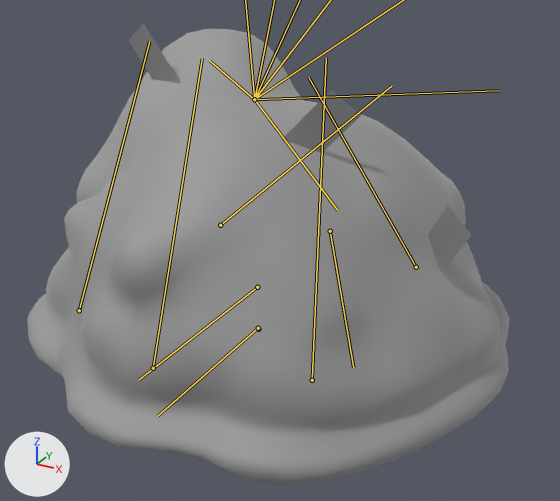
What one commit did to the FBX model Assets/AKCondinoO/Sims/Actors/Homunculi/Vanilmirth/_3D/Blender/FBX/Vanilmirth.fbx.
Before and after are seen from a camera (50 mm lens) standing at (0.377, -0.635, 0.417) and looking at (0.028, -0.001, 0.1). Arrows for +X, +Y and +Z are at lower left; the lights stay in place. Both versions are drawn at frame 17 of the action 'Root|MOTION_MOVE'; the numbers are the values there. The bones that change are drawn over the model as lines.

Names of what the first picture shows: 'Body', 'Cards'.
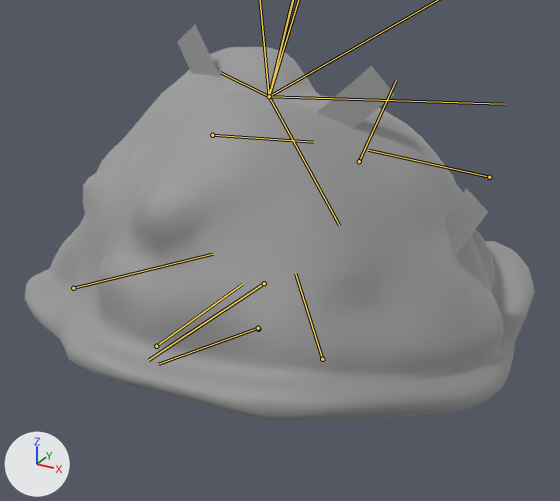
What differs and where, as boxes (x1, y1, x2, y2) in the pictures (560 x 501 px):
'Body', posed (18% shorter)
    before: (27, 29, 510, 484)
    after: (25, 47, 535, 421)
'Cards', posed (9% narrower, 7% shorter)
    before: (128, 23, 471, 273)
    after: (177, 24, 488, 256)
bone 'bodyBase', root to tip
    before: (258, 328) to (157, 416)
    after: (258, 328) to (158, 364)
bone 'bodyCenter', root to tip
    before: (257, 287) to (139, 379)
    after: (264, 283) to (148, 360)
bone 'bodyBack', root to tip
    before: (254, 99) to (337, 210)
    after: (269, 96) to (339, 225)
bone 'bodyBackBase', root to tip
    before: (153, 368) to (202, 58)
    after: (156, 346) to (242, 284)
bone 'bodyFrontBase', root to tip
    before: (330, 231) to (353, 367)
    after: (359, 161) to (396, 80)
bone 'bodyBackLeft', root to tip
    before: (254, 99) to (210, 61)
    after: (269, 96) to (220, 72)
bone 'bodyBackLeftBase', root to tip
    before: (79, 310) to (149, 41)
    after: (73, 288) to (212, 254)
bone 'bodyBackRight', root to tip
    before: (254, 99) to (499, 90)
    after: (269, 96) to (504, 104)
bone 'bodyBackRightBase', root to tip
    before: (312, 380) to (326, 58)
    after: (322, 359) to (295, 273)
bone 'bodyFrontRightBase', root to tip
    before: (416, 267) to (308, 77)
    after: (489, 177) to (368, 150)
bone 'bodyFrontLeftBase', root to tip
    before: (220, 225) to (391, 86)
    after: (212, 135) to (313, 142)

The change, as a diff of the scene's bpy script:
```diff
--- a/Assets/AKCondinoO/Sims/Actors/Homunculi/Vanilmirth/_3D/Blender/FBX/Vanilmirth.fbx.py
+++ b/Assets/AKCondinoO/Sims/Actors/Homunculi/Vanilmirth/_3D/Blender/FBX/Vanilmirth.fbx.py
@@ bone_global @@
 bone_global = bpy.data.objects['Root'].pose.bones['Global']
-bone_global.rotation_quaternion = (0.766, -0.643, 0.0, 0.0)  # degrees (-80, 0, 0)
+bone_global.rotation_quaternion = (0.734, -0.679, 0.0, 0.0)  # degrees (-86, 0, 0)
@@ bone_position @@
 bone_position = bpy.data.objects['Root'].pose.bones['Position']  # child of 'Global'
-bone_position.rotation_quaternion = (0.939, -0.344, 0.0, 0.0)  # degrees (-40, 0, 0)
+bone_position.rotation_quaternion = (0.954, -0.299, 0.0, 0.0)  # degrees (-35, 0, 0)
@@ bone_bodybase @@
 bone_bodybase = bpy.data.objects['Root'].pose.bones['bodyBase']  # child of 'Position'
-bone_bodybase.rotation_quaternion = (0.939, -0.344, 0.0, 0.0)  # degrees (-40, 0, 0)
+bone_bodybase.rotation_quaternion = (0.954, -0.299, 0.0, 0.0)  # degrees (-35, 0, 0)
@@ bone_bodycenter @@
 bone_bodycenter = bpy.data.objects['Root'].pose.bones['bodyCenter']  # child of 'bodyBase'
-bone_bodycenter.rotation_quaternion = (1.0, 0.002, 0.0, 0.0)  # degrees (0, 0, 0)
+bone_bodycenter.rotation_quaternion = (0.994, -0.108, 0.0, 0.0)  # degrees (-12, 0, 0)
@@ bone_bodyback @@
 bone_bodyback = bpy.data.objects['Root'].pose.bones['bodyBack']  # child of 'bodyCenter'
-bone_bodyback.rotation_quaternion = (1.0, 0.001, 0.0, 0.0)  # degrees (0, 0, 0)
+bone_bodyback.rotation_quaternion = (1.0, 0.022, 0.0, 0.0)  # degrees (3, 0, 0)
@@ bone_bodybackbase @@
 bone_bodybackbase = bpy.data.objects['Root'].pose.bones['bodyBackBase']  # child of 'bodyBack'
-bone_bodybackbase.rotation_quaternion = (1.0, 0.003, 0.0, 0.0)  # degrees (0, 0, 0)
+bone_bodybackbase.rotation_quaternion = (0.847, 0.532, 0.0, 0.0)  # degrees (64, 0, 0)
@@ bone_bodyfront @@
 bone_bodyfront = bpy.data.objects['Root'].pose.bones['bodyFront']  # child of 'bodyCenter'
-bone_bodyfront.rotation_quaternion = (1.0, 0.002, 0.0, 0.0)  # degrees (0, 0, 0)
+bone_bodyfront.rotation_quaternion = (0.981, -0.196, 0.0, 0.0)  # degrees (-23, 0, 0)
@@ bone_bodyfrontbase @@
 bone_bodyfrontbase = bpy.data.objects['Root'].pose.bones['bodyFrontBase']  # child of 'bodyFront'
-bone_bodyfrontbase.rotation_quaternion = (1.0, -0.004, 0.0, 0.0)  # degrees (0, 0, 0)
+bone_bodyfrontbase.rotation_quaternion = (0.73, -0.683, 0.0, 0.0)  # degrees (-86, 0, 0)
@@ bone_bodyleft @@
 bone_bodyleft = bpy.data.objects['Root'].pose.bones['bodyLeft']  # child of 'bodyCenter'
-bone_bodyleft.rotation_quaternion = (1.0, 0.001, 0.0, 0.0)  # degrees (0, 0, 0)
+bone_bodyleft.rotation_quaternion = (1.0, 0.011, 0.01, 0.009)  # degrees (1, 1, 1)
@@ bone_bodyright @@
 bone_bodyright = bpy.data.objects['Root'].pose.bones['bodyRight']  # child of 'bodyCenter'
-bone_bodyright.rotation_quaternion = (1.0, 0.001, 0.0, 0.0)  # degrees (0, 0, 0)
+bone_bodyright.rotation_quaternion = (1.0, 0.011, -0.01, -0.009)  # degrees (1, -1, -1)
@@ bone_bodybackleft @@
 bone_bodybackleft = bpy.data.objects['Root'].pose.bones['bodyBackLeft']  # child of 'bodyCenter'
-bone_bodybackleft.rotation_quaternion = (1.0, 0.001, 0.0, 0.0)  # degrees (0, 0, 0)
+bone_bodybackleft.rotation_quaternion = (0.999, 0.007, 0.036, 0.003)  # degrees (1, 4, 0)
@@ bone_bodybackleftbase @@
 bone_bodybackleftbase = bpy.data.objects['Root'].pose.bones['bodyBackLeftBase']  # child of 'bodyBackLeft'
-bone_bodybackleftbase.rotation_quaternion = (1.0, 0.003, 0.0, 0.0)  # degrees (0, 0, 0)
+bone_bodybackleftbase.rotation_quaternion = (0.87, 0.488, 0.067, 0.003)  # degrees (59, 6, 4)
@@ bone_bodybackright @@
 bone_bodybackright = bpy.data.objects['Root'].pose.bones['bodyBackRight']  # child of 'bodyCenter'
-bone_bodybackright.rotation_quaternion = (1.0, 0.001, 0.0, 0.0)  # degrees (0, 0, 0)
+bone_bodybackright.rotation_quaternion = (0.999, 0.008, -0.036, -0.003)  # degrees (1, -4, 0)
@@ bone_bodybackrightbase @@
 bone_bodybackrightbase = bpy.data.objects['Root'].pose.bones['bodyBackRightBase']  # child of 'bodyBackRight'
-bone_bodybackrightbase.rotation_quaternion = (1.0, 0.003, 0.0, 0.0)  # degrees (0, 0, 0)
+bone_bodybackrightbase.rotation_quaternion = (0.87, 0.488, -0.067, -0.003)  # degrees (59, -6, -4)
@@ bone_bodyfrontright @@
 bone_bodyfrontright = bpy.data.objects['Root'].pose.bones['bodyFrontRight']  # child of 'bodyCenter'
-bone_bodyfrontright.rotation_quaternion = (1.0, 0.002, 0.0, 0.0)  # degrees (0, 0, 0)
+bone_bodyfrontright.rotation_quaternion = (0.972, -0.218, -0.092, -0.005)  # degrees (-25, -10, 2)
@@ bone_bodyfrontrightbase @@
 bone_bodyfrontrightbase = bpy.data.objects['Root'].pose.bones['bodyFrontRightBase']  # child of 'bodyFrontRight'
-bone_bodyfrontrightbase.rotation_quaternion = (1.0, 0.003, -0.002, 0.0)  # degrees (0, 0, 0)
+bone_bodyfrontrightbase.rotation_quaternion = (0.952, 0.217, -0.215, 0.002)  # degrees (27, -24, -6)
@@ bone_bodyfrontleft @@
 bone_bodyfrontleft = bpy.data.objects['Root'].pose.bones['bodyFrontLeft']  # child of 'bodyCenter'
-bone_bodyfrontleft.rotation_quaternion = (1.0, 0.002, 0.0, 0.0)  # degrees (0, 0, 0)
+bone_bodyfrontleft.rotation_quaternion = (0.972, -0.218, 0.092, 0.005)  # degrees (-25, 10, -2)
@@ bone_bodyfrontleftbase @@
 bone_bodyfrontleftbase = bpy.data.objects['Root'].pose.bones['bodyFrontLeftBase']  # child of 'bodyFrontLeft'
-bone_bodyfrontleftbase.rotation_quaternion = (1.0, 0.003, 0.002, 0.0)  # degrees (0, 0, 0)
+bone_bodyfrontleftbase.rotation_quaternion = (0.952, 0.218, 0.215, 0.0)  # degrees (27, 24, 6)
```
